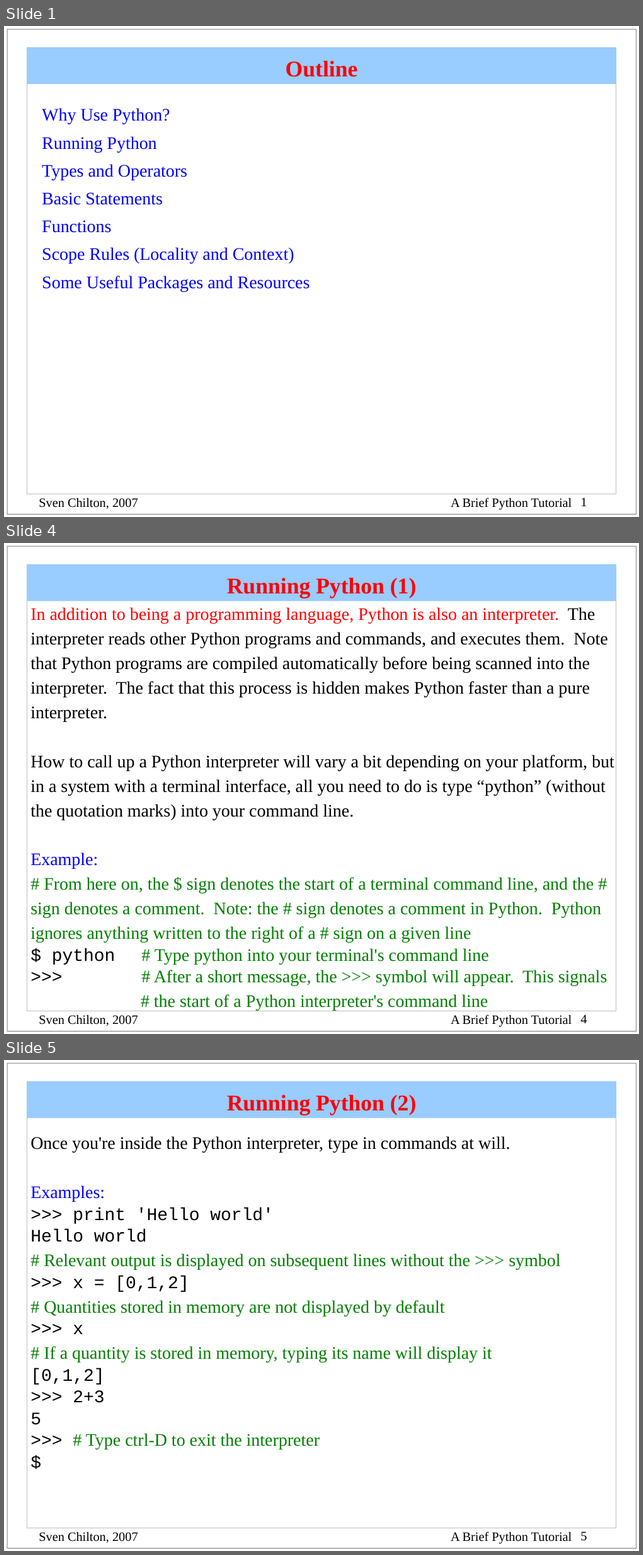
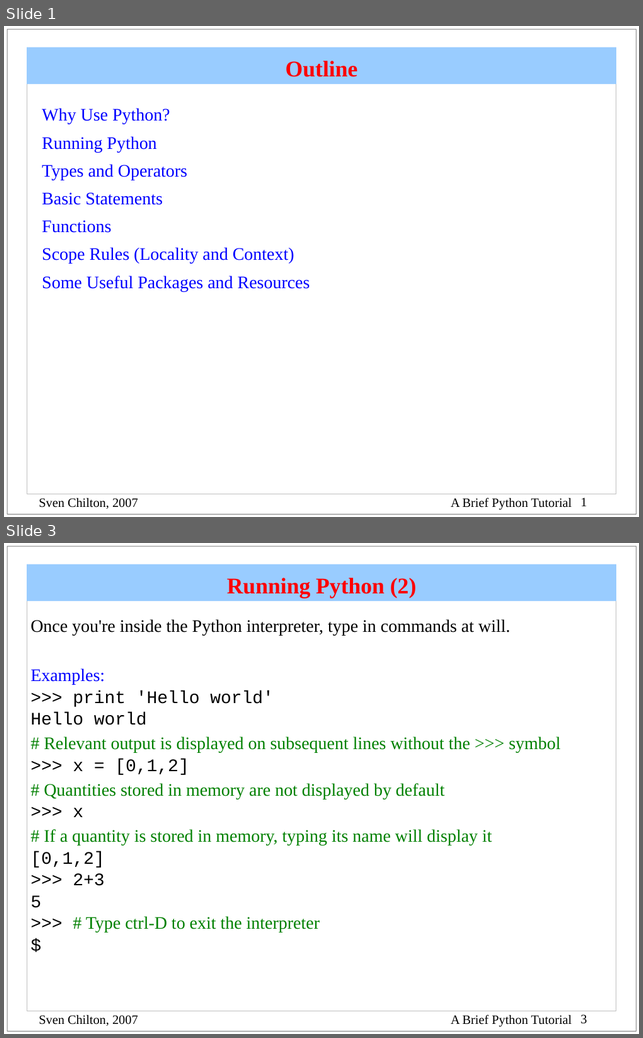
Before and after one commit to bhajojo/RobotFrameworkTraining, a slide deck: python.ppt. Shown one above the other, each under a label of ours: slides 1, 4 and 5 before the commit, slides 1 and 3 after it; the slides between them are not shown. The pictures are 643x1555 and 643x1038 pixels, drawn with LibreOffice and Linux fonts; fonts in the diff are those of the drawing. Boxes give left, top, right and bottom in pixels: in the first picture for what was removed or moved away, otherwise in the second. Text is boxed around its words. In the diff, an @@ line names an element or a change of style, - is before the commit and + after.

Commit message:
Added Python Code and assignments

```diff
--- a/python.ppt
+++ b/python.ppt
@@ slide 4 removed at (4, 543, 639, 1034), background #FFFFFF; not listed: 5 template elements that a slide beside it also shows @@
@@ title removed at (27, 564, 616, 602) @@
-Running Python (1)
@@ text removed at (30, 607, 614, 1010) @@
-In addition to being a programming language, Python is also an interpreter. The interpreter reads other Python programs and commands, and executes them. Note that Python programs are compiled automatically before being scanned into the interpreter. The fact that this process is hidden makes Python faster than a pure interpreter.
-How to call up a Python interpreter will vary a bit depending on your platform, but in a system with a terminal interface, all you need to do is type “python” (without the quotation marks) into your command line.
-Example:
-# From here on, the $ sign denotes the start of a terminal command line, and the # sign denotes a comment. Note: the # sign denotes a comment in Python. Python ignores anything written to the right of a # sign on a given line
-$ python # Type python into your terminal's command line
->>> # After a short message, the >>> symbol will appear. This signals
-# the start of a Python interpreter's command line
@@ what was slide 5 is now slide 3 @@
@@ page number at (580, 1014, 587, 1024): text changed @@
-5
+3
```
Also in this commit, not shown: 2 other slides removed, 32 other files.
